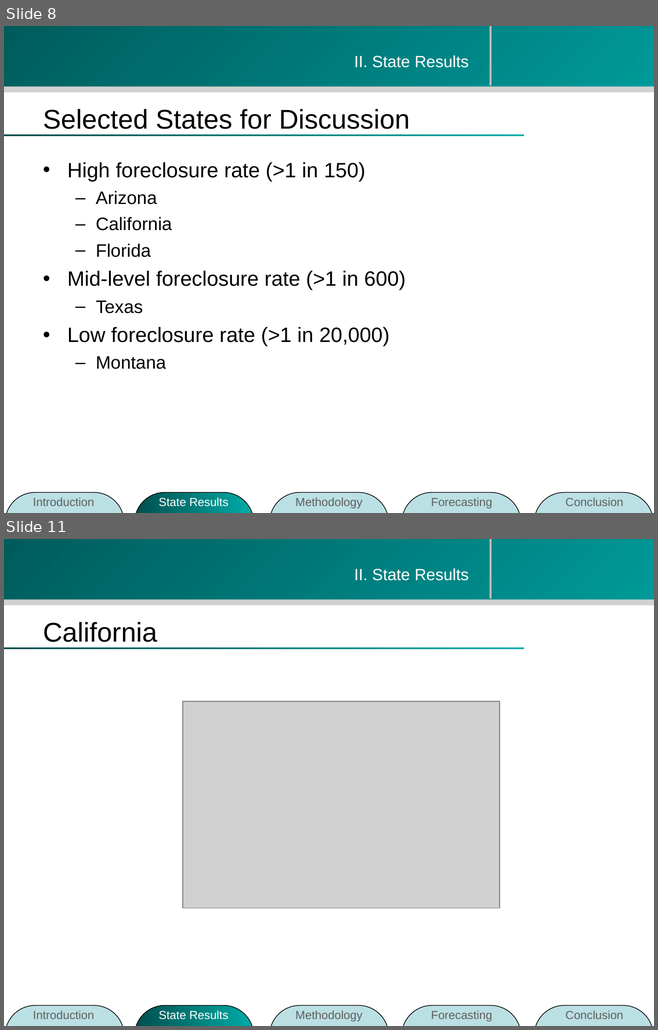
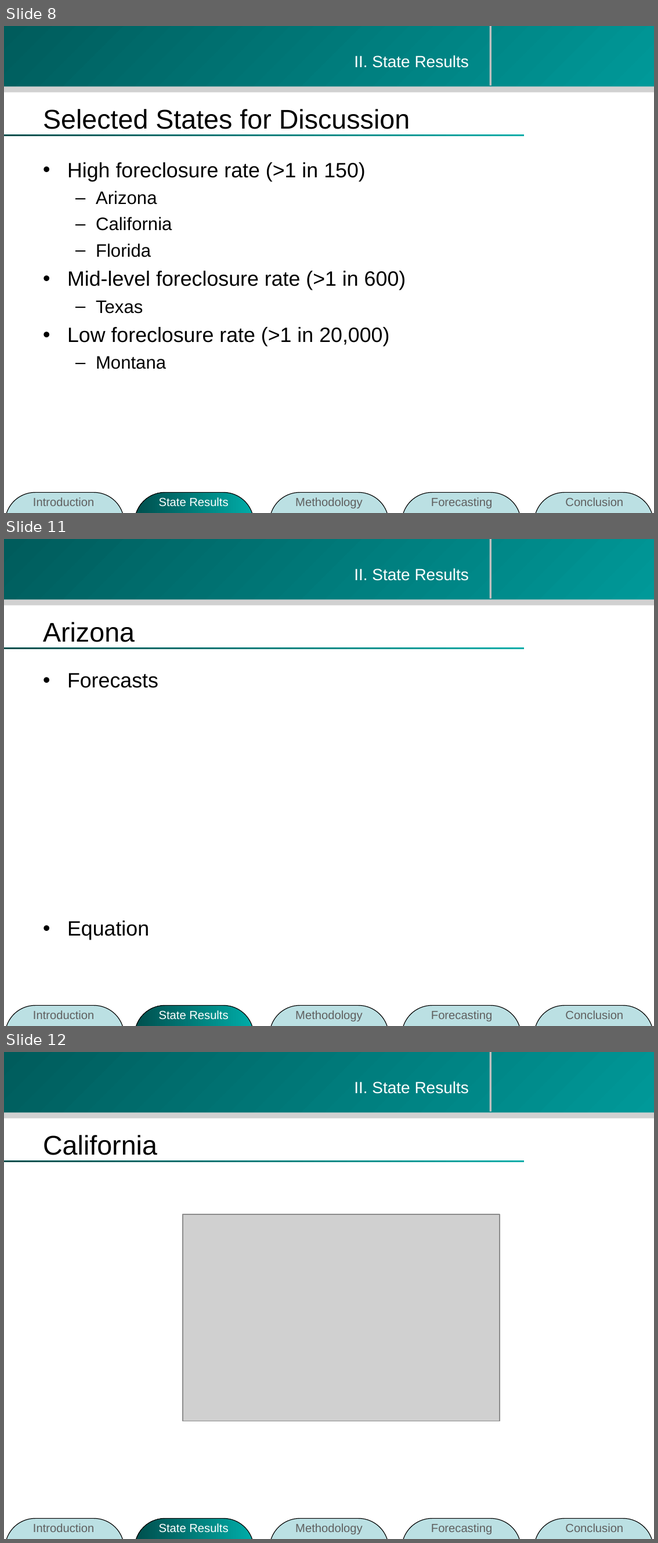
Before and after one commit to zhouzhenghui/svnrepository, a slide deck: SVNRepository/Presentation/M.Eng Final Presentation-take2.ppt. Shown one above the other, each under a label of ours: slides 8 and 11 before the commit, slides 8, 11 and 12 after it; the slides between them are not shown. The pictures are 658x1030 and 658x1543 pixels, drawn with LibreOffice and Linux fonts; fonts in the diff are those of the drawing; grey boxes stand for pictures; background and template pictures are left out. Boxes give left, top, right and bottom in pixels: in the first picture for what was removed or moved away, otherwise in the second. Text is boxed around its words. In the diff, an @@ line names an element or a change of style, - is before the commit and + after.

```diff
--- a/SVNRepository/Presentation/M.Eng Final Presentation-take2.ppt
+++ b/SVNRepository/Presentation/M.Eng Final Presentation-take2.ppt
@@ slide 11 added at [4, 539, 654, 1026], background #FFFFFF; not listed: 4 template elements that a slide beside it also shows @@
@@ text added at [354, 568, 469, 581], 18 pt, text #FFFFFF @@
+II. State Results
@@ title added at [43, 622, 134, 642], 30 pt, text #000000 @@
+Arizona
@@ text added at [67, 673, 158, 940], 23 pt, text #000000 @@
+• Forecasts
+• Equation
@@ group added at [5, 1005, 653, 1026]: 5 rounded rectangles, 5 texts @@
+Introduction
+State Results
+Methodology
+Forecasting
+Conclusion
@@ what was slide 11 is now slide 12 @@
```
Also in this commit, not shown: 5 slides changed, 9 slides removed.
